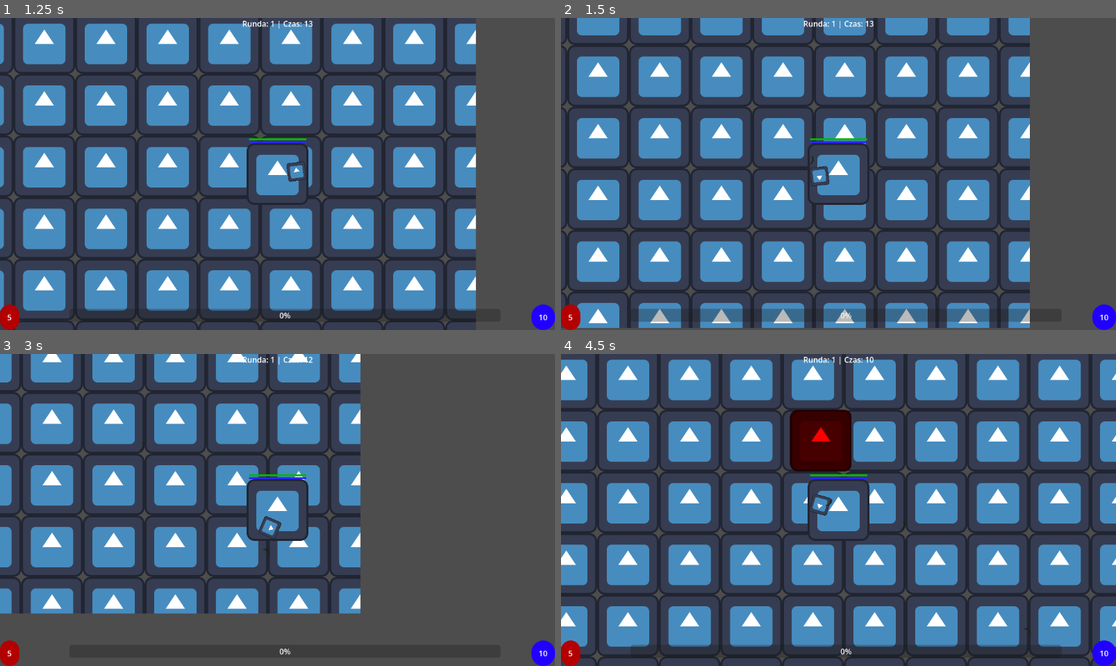
Above: before the commit, frames 1-4 (two rows, left to right).
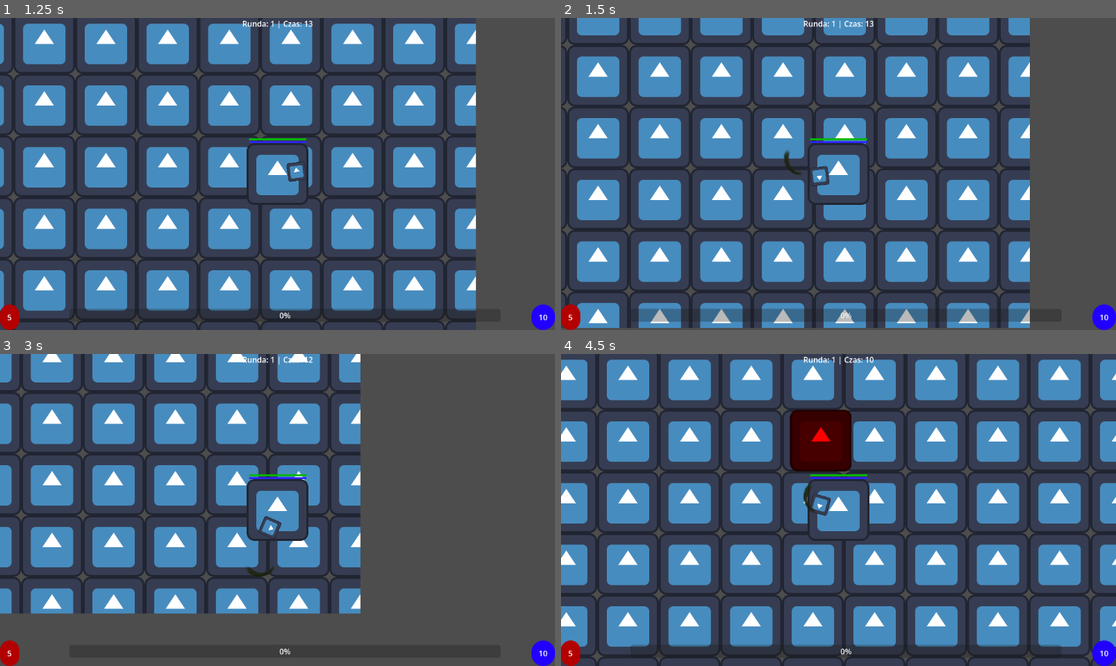
Above: after the commit, the same moments.

Repository: KuSorakai/licegra
Game: Godot game, scene res://Levels/world.tscn
Two runs of this game, one before a commit and one after it. Both use one fixed random seed, a clock stepped at 60 frames per second and the inputs below. The engine's default icon, where the game draws it, is replaced by a stand-in: a white triangle on a blue panel in a dark square.
Inputs (mouse positions are in pixels of both pictures, inside the frame that each line leads up to):
- Up to frame 1 (1.25 s): tap Enter at 0.5 s; move the mouse to (399, 158) at 0.52 s; hold D (move_right) from 0.53 s (still down); tap Space (dash) at 0.6 s
- Up to frame 2 (1.5 s): move the mouse to (727, 189) at 1.27 s; release D (move_right) at 1.28 s; hold S (move_down) from 1.28 s (still down); click (727, 189) at 1.35 s
- Up to frame 3 (3 s): move the mouse to (333, 441) at 2.02 s; release S (move_down) at 2.03 s; hold D (move_right) 2.03-2.78 s; tap Space (dash) at 2.1 s; move the mouse to (249, 572) at 2.77 s; hold W (move_up) from 2.78 s (still down); click (249, 572) at 2.85 s
- Up to frame 4 (4.5 s): move the mouse to (1005, 556) at 3.52 s; release W (move_up) at 3.53 s; hold A (move_left) from 3.53 s (still down); tap Space (dash) at 3.6 s; move the mouse to (672, 463) at 4.27 s; click (672, 463) at 4.35 s

Frame 1 is identical in both runs. In frame 2, less than 0.1% of the frame differs, in the area x 40-46%, y 42-51%; in frame 3, less than 0.1%; in frame 4, less than 0.1%, in the area x 43-85%, y 42-90%.
Error before the commit: Invalid assignment of property or key 'damage' with value of type 'float' on a base object of type 'Area2D (bullet.gd)'. (res://Entities/Player/player.gd:99)

Commit message:
0.11
poprawki do sworda

Diff:
--- a/Entities/Projectiles/sword_slash.tscn
+++ b/Entities/Projectiles/sword_slash.tscn
@@ -1,16 +1,20 @@
 [gd_scene format=3 uid="uid://byg7bpr547684"]
 
-[ext_resource type="Script" uid="uid://cig2xnc7tmckj" path="res://bullet.gd" id="1_cl6ki"]
-[ext_resource type="Texture2D" uid="uid://dqljifvgeflng" path="res://Assets/Graphics/SwordSlash.png" id="1_t08h3"]
+[ext_resource type="Script" uid="uid://dcroqc2sr2s2b" path="res://Entities/bullet.gd" id="1_p61mp"]
+[ext_resource type="Texture2D" uid="uid://dqljifvgeflng" path="res://Assets/Graphics/SwordSlash.png" id="2_5h6ni"]
 
 [node name="SwordSlash" type="Area2D" unique_id=567122159]
-script = ExtResource("1_cl6ki")
+script = ExtResource("1_p61mp")
 
 [node name="Sprite2D" type="Sprite2D" parent="." unique_id=810060928]
 modulate = Color(0.11658011, 0.21988809, 0.32567757, 1)
-texture = ExtResource("1_t08h3")
+scale = Vector2(3, 3)
+texture = ExtResource("2_5h6ni")
+flip_h = true
 
 [node name="CollisionPolygon2D" type="CollisionPolygon2D" parent="." unique_id=2113540957]
-polygon = PackedVector2Array(16, -29, -1, -28, -19, -8, -21, 16, -11, 31, -12, 6, -11, -6, 1, -22)
+rotation = 2.3265238
+scale = Vector2(3, 3)
+polygon = PackedVector2Array(14.704443, -26.681276, -2.0020752, -27.884537, -21.022064, -6.7548814, -21.30605, 18.703745, -10.888064, 33.16131, -12, 6, -11, -6, 1.6744552, -16.692533)
 
 [connection signal="body_entered" from="." to="." method="_on_body_entered"]
--- a/bullet.gd
+++ /dev/null
@@ -1,15 +0,0 @@
-extends Area2D
-
-
-# Called when the node enters the scene tree for the first time.
-func _ready() -> void:
-	pass # Replace with function body.
-
-
-# Called every frame. 'delta' is the elapsed time since the previous frame.
-func _process(delta: float) -> void:
-	pass
-
-
-func _on_body_entered(body: Node2D) -> void:
-	pass # Replace with function body.
Not shown, removed: bullet.gd.uid
